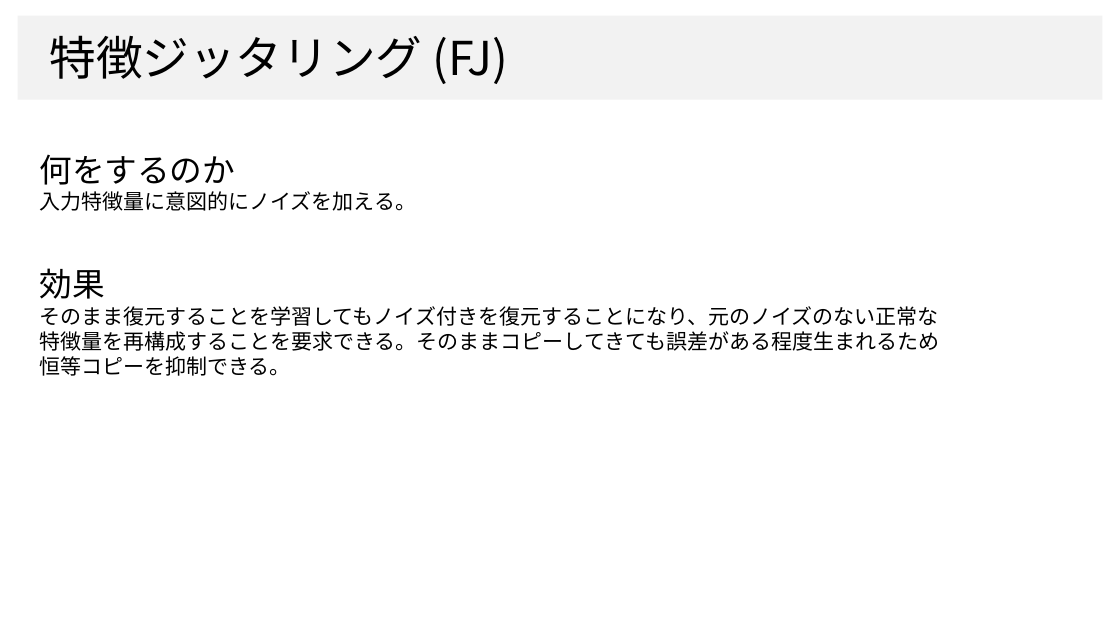
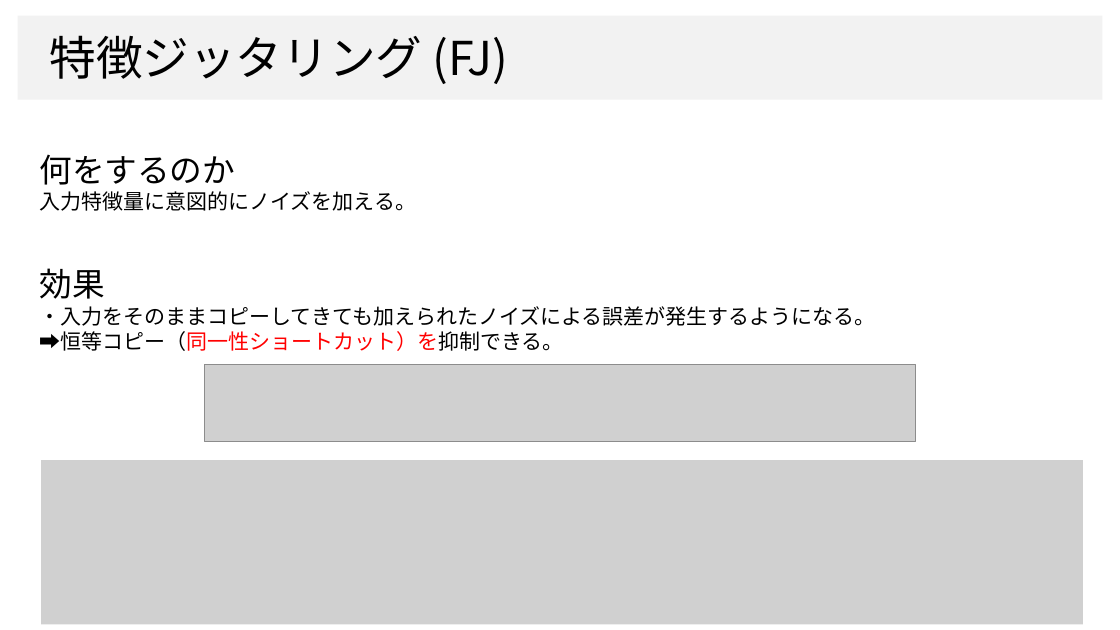
Before and after one commit to dhia-github/haselab-all, a slide deck: slide 13 of 20_発表資料/ゼミ資料/統一モデル_ゼミ資料２.pptx (slide 11 before the commit). Drawn at 1120x630 pixels with LibreOffice and Linux fonts; fonts in the diff are those of the drawing; grey boxes stand for pictures; background and template pictures are left out. Boxes give left, top, right and bottom in pixels: in the first picture for what was removed or moved away, otherwise in the second. Text is boxed around its words. In the diff, an @@ line names an element or a change of style, - is before the commit and + after.

```diff
--- a/20_発表資料/ゼミ資料/統一モデル_ゼミ資料２.pptx
+++ b/20_発表資料/ゼミ資料/統一モデル_ゼミ資料２.pptx
@@ text at bbox=[39, 306, 875, 351]: text changed @@
-そのまま復元することを学習してもノイズ付きを復元することになり、元のノイズのない正常な特徴量を再構成することを要求できる。そのままコピーしてきても誤差がある程度生まれるため恒等コピーを抑制できる。
+・入力をそのままコピーしてきても加えられたノイズによる誤差が発生するようになる。
+➡恒等コピー（同一性ショートカット）を抑制できる。
@@ picture added at bbox=[204, 365, 916, 442] @@
@@ picture added at bbox=[41, 460, 1083, 624] @@
```
Also in this commit, not shown: 7 other slides changed, 9 slides added, 9 slides removed, 31 other files.
